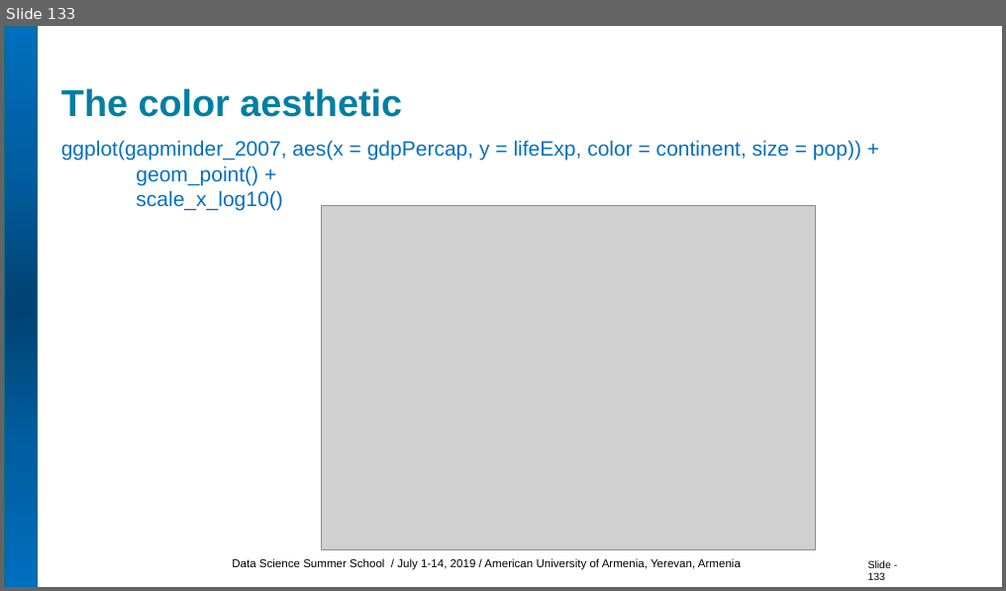
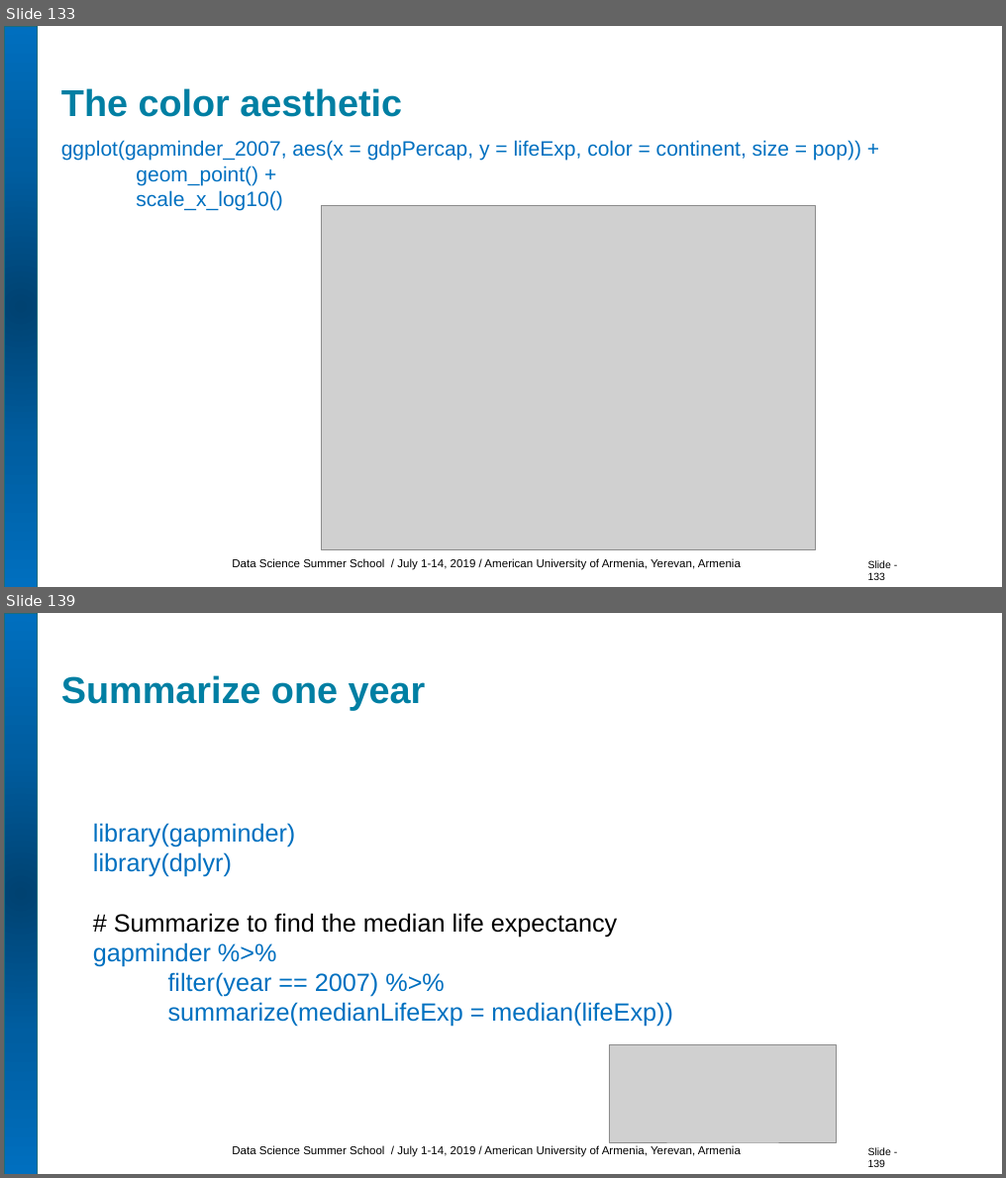
Before and after one commit to HermineGrigoryan/DS-Summer-School, a slide deck: R for Data Science/R for DS AUA.pptx. Shown one above the other, each under a label of ours: slide 133 before the commit, slides 133 and 139 after it; the slides between them are not shown. The pictures are 1006x591 and 1006x1178 pixels, drawn with LibreOffice and Linux fonts; fonts in the diff are those of the drawing; grey boxes stand for pictures. Boxes give left, top, right and bottom in pixels: in the first picture for what was removed or moved away, otherwise in the second. Text is boxed around its words. In the diff, an @@ line names an element or a change of style, - is before the commit and + after.

```diff
--- a/R for Data Science/R for DS AUA.pptx
+++ b/R for Data Science/R for DS AUA.pptx
@@ slide 139 added at (4,613,1002,1174), background #FFFFFF; not listed: 3 template elements that a slide beside it also shows @@
@@ title added at (61,675,426,711), 36 pt, text #007FA3, bold @@
+Summarize one year
@@ text added at (93,823,672,1027), 24 pt, text #0070C0 @@
+library(gapminder)
+library(dplyr)
+# Summarize to find the median life expectancy
+gapminder %>%
+filter(year == 2007) %>%
+summarize(medianLifeExp = median(lifeExp))
@@ picture added at (609,1046,837,1143) @@
```
Also in this commit, not shown: 21 slides changed, 35 other slides added, 1 other file.
